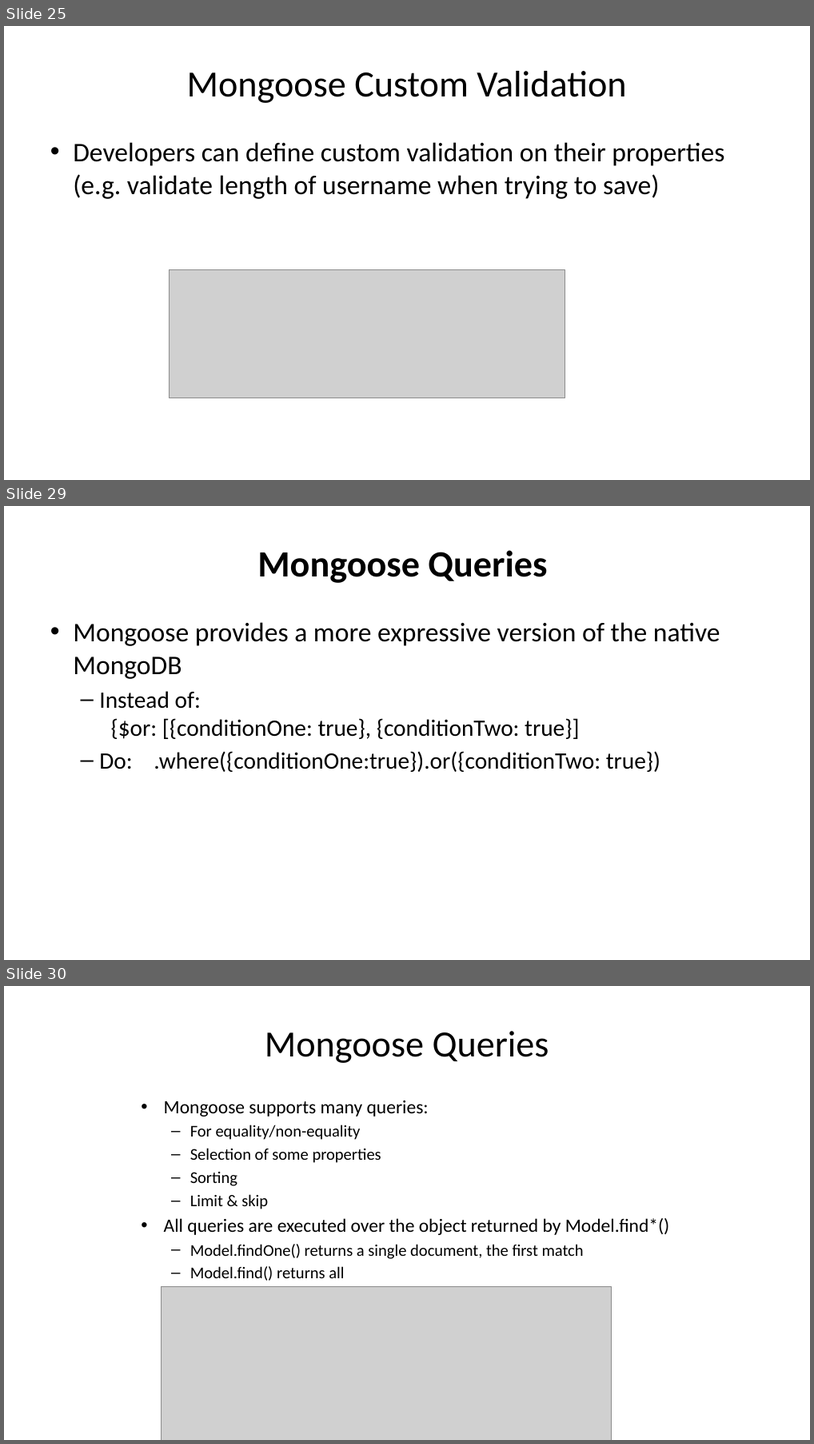
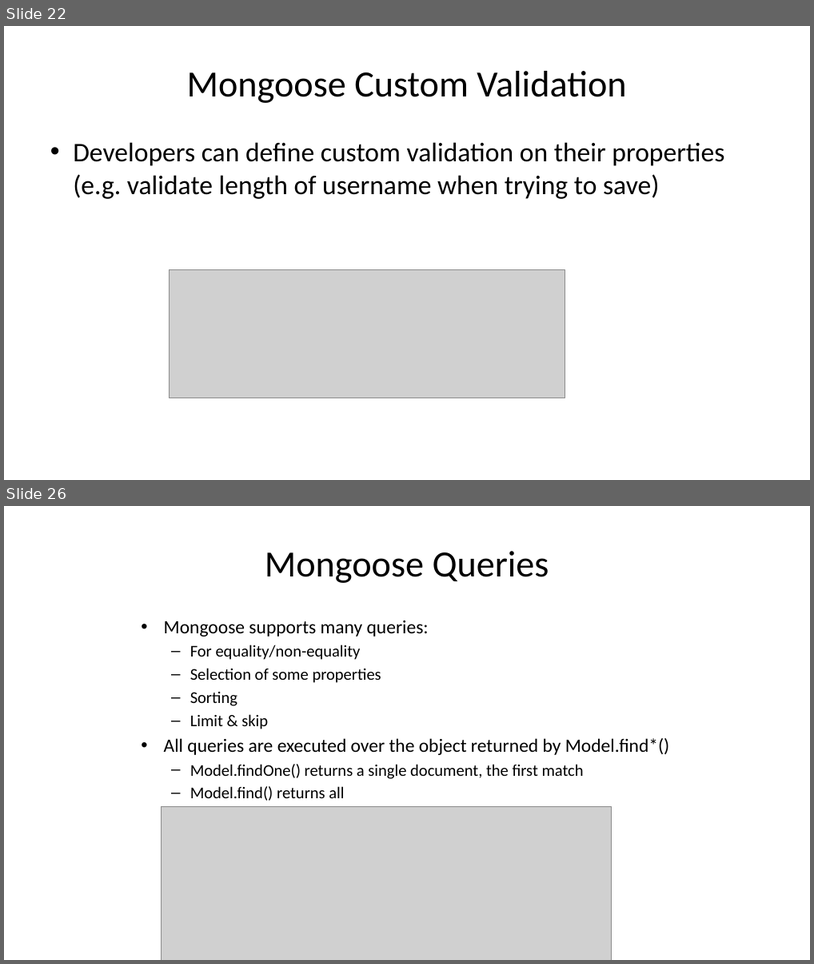
Before and after one commit to diarmuidoconnor/ict-2021, a slide deck: topic10/talk-0/mongoDB-2020.pptx. Shown one above the other, each under a label of ours: slides 25, 29 and 30 before the commit, slides 22 and 26 after it; the slides between them are not shown. The pictures are 814x1444 and 814x964 pixels, drawn with LibreOffice and Linux fonts; fonts in the diff are those of the drawing; grey boxes stand for pictures. Boxes give left, top, right and bottom in pixels: in the first picture for what was removed or moved away, otherwise in the second. Text is boxed around its words. In the diff, an @@ line names an element or a change of style, - is before the commit and + after.

```diff
--- a/topic10/talk-0/mongoDB-2020.pptx
+++ b/topic10/talk-0/mongoDB-2020.pptx
@@ slide 29 removed at [4, 506, 810, 960], background #FFFFFF @@
@@ title removed at [258, 550, 547, 583] @@
-Mongoose Queries
@@ text removed at [73, 622, 721, 772] @@
-• Mongoose provides a more expressive version of the native MongoDB
-  – Instead of:
-    {$or: [{conditionOne: true}, {conditionTwo: true}]
-  – Do: .where({conditionOne:true}).or({conditionTwo: true})
@@ what was slide 25 is now slide 22 @@
@@ what was slide 30 is now slide 26 @@
```
Also in this commit, not shown: 10 slides changed, 3 other slides removed, 43 other files.
